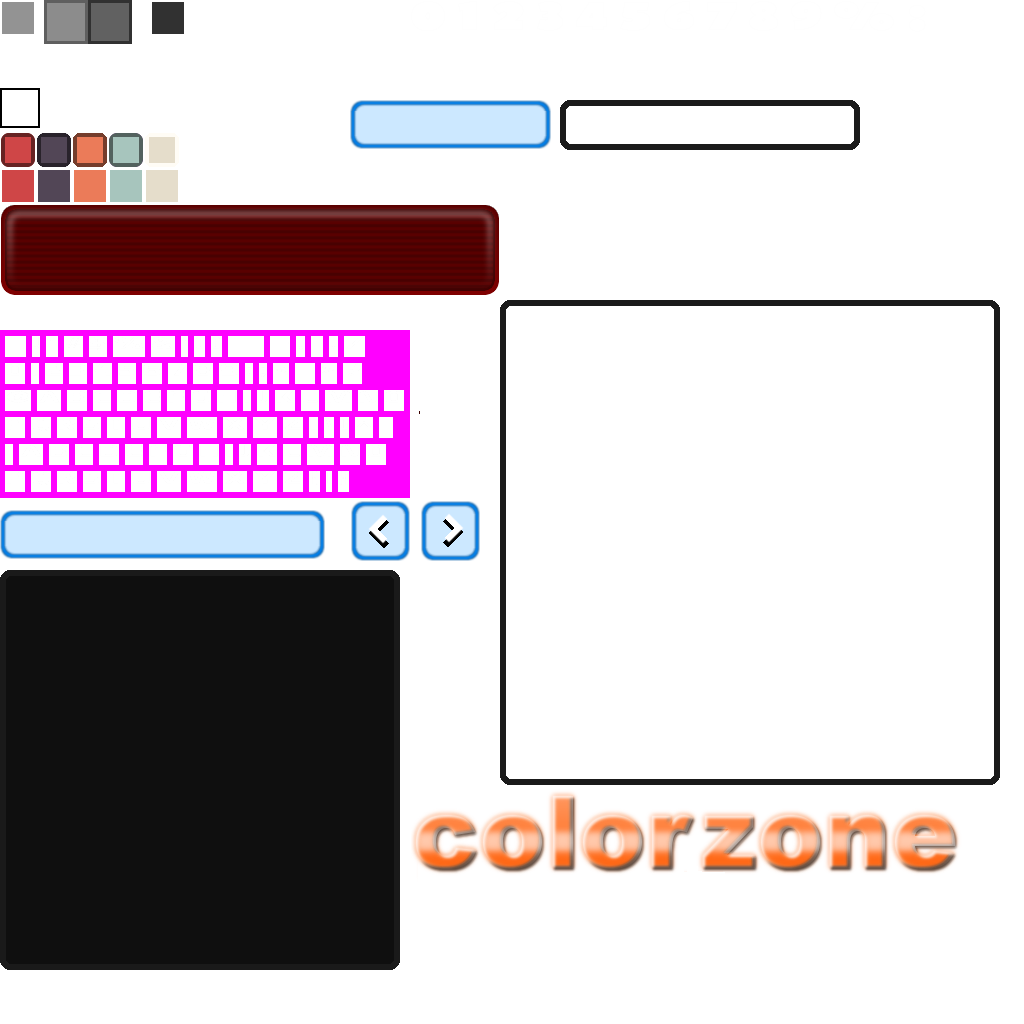
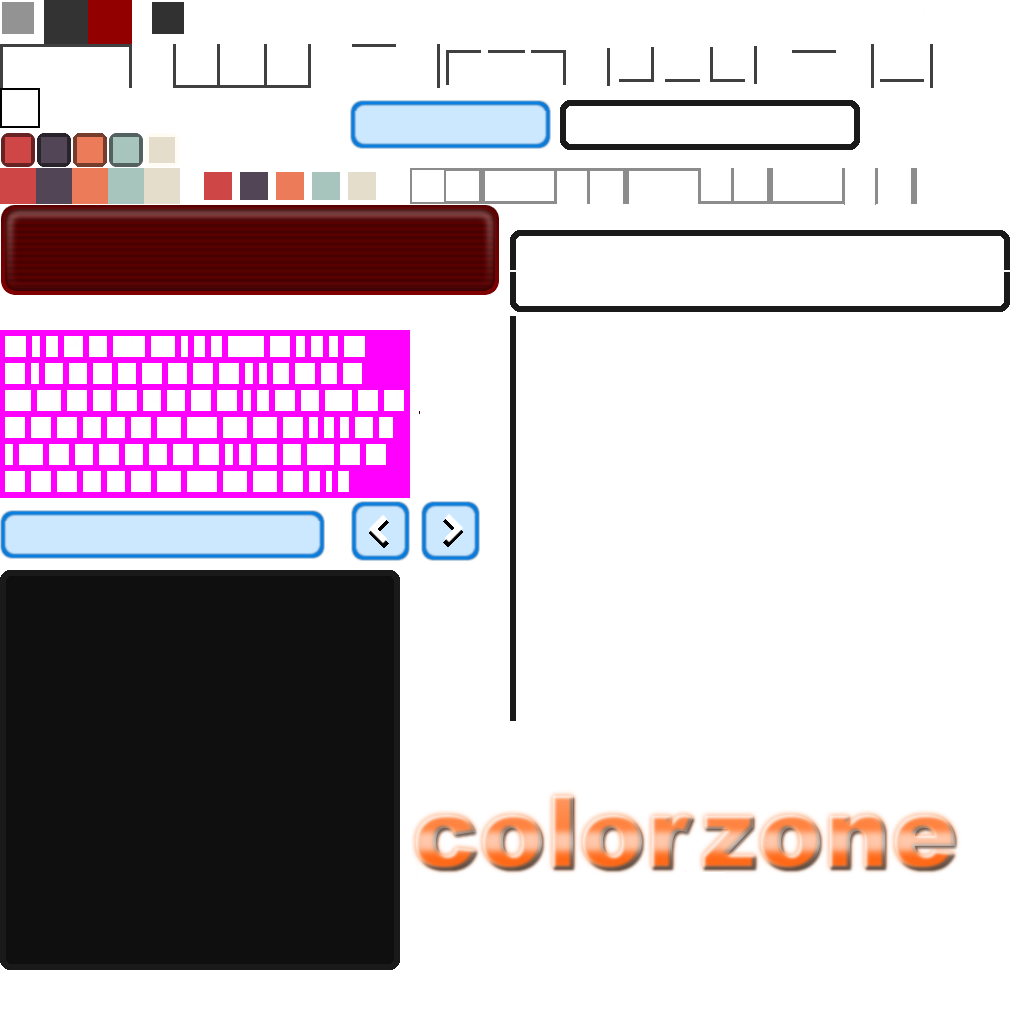
Comparing the layer stacks of the two 1024 × 1024 images. Changes:
painted on "color_zone #1" over <box>44,0,132,44</box>
added layer "Ebene #4" above "Buttons" over <box>0,44,933,205</box>
painted on "Buttons" over <box>0,168,1010,785</box>
